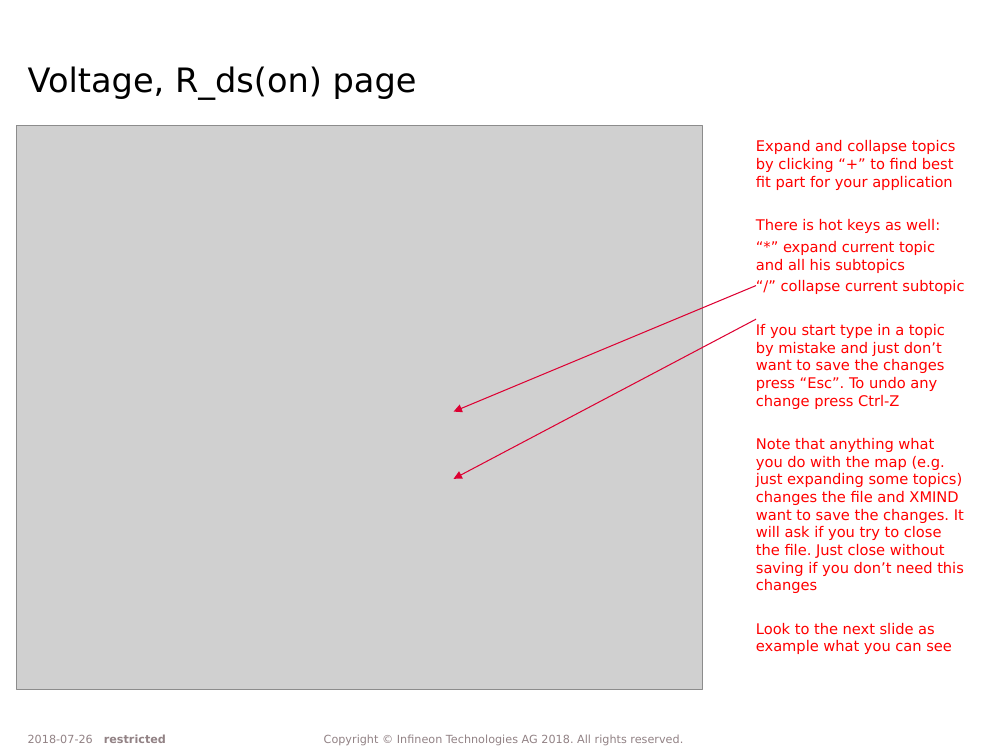
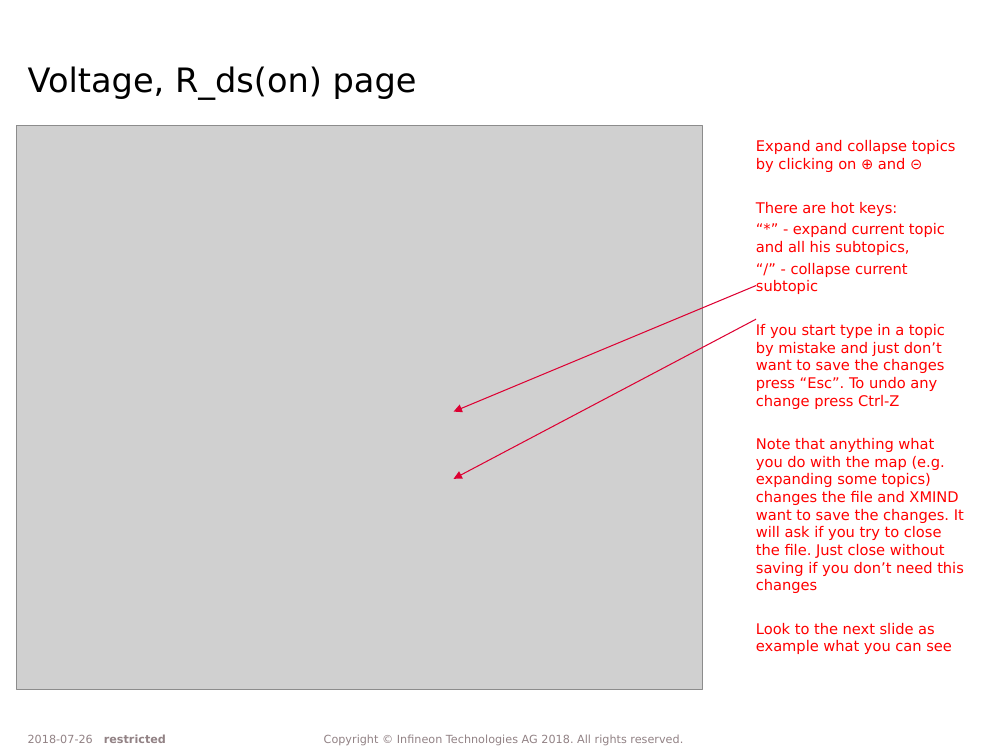
Before and after one commit to vbasov007/IFX-Product-MAP, a slide deck: slide 8 of Infineon product Mind Map and Selection Tool.pptx. Drawn at 1008x756 pixels with LibreOffice and Linux fonts; fonts in the diff are those of the drawing; grey boxes stand for pictures; background and template pictures are left out. Boxes give left, top, right and bottom in pixels: in the first picture for what was removed or moved away, otherwise in the second. Text is boxed around its words. In the diff, an @@ line names an element or a change of style, - is before the commit and + after.

```diff
--- a/Infineon product Mind Map and Selection Tool.pptx
+++ b/Infineon product Mind Map and Selection Tool.pptx
@@ text at <box>756,140,956,294</box>: text changed @@
-Expand and collapse topics by clicking “+” to find best fit part for your application
-There is hot keys as well:
-“*” expand current topic and all his subtopics
-“/” collapse current subtopic
+Expand and collapse topics by clicking on ⊕ and ⊝
+There are hot keys:
+“*” - expand current topic and all his subtopics,
+“/” - collapse current subtopic
@@ text at <box>756,438,964,593</box>: text changed @@
-Note that anything what you do with the map (e.g. just expanding some topics) changes the file and XMIND want to save the changes. It will ask if you try to close the file. Just close without saving if you don’t need this changes
+Note that anything what you do with the map (e.g. expanding some topics) changes the file and XMIND want to save the changes. It will ask if you try to close the file. Just close without saving if you don’t need this changes
```
Also in this commit, not shown: 2 other slides changed, 1 other file.
